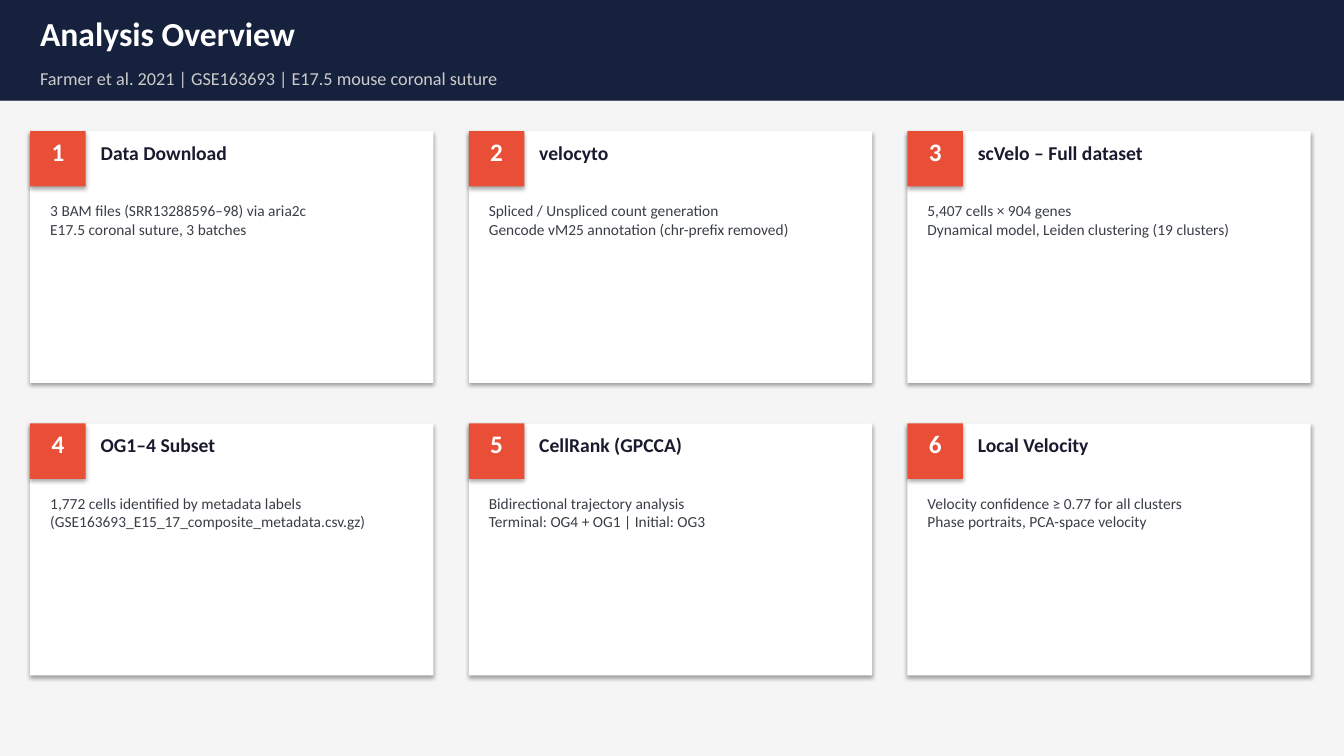
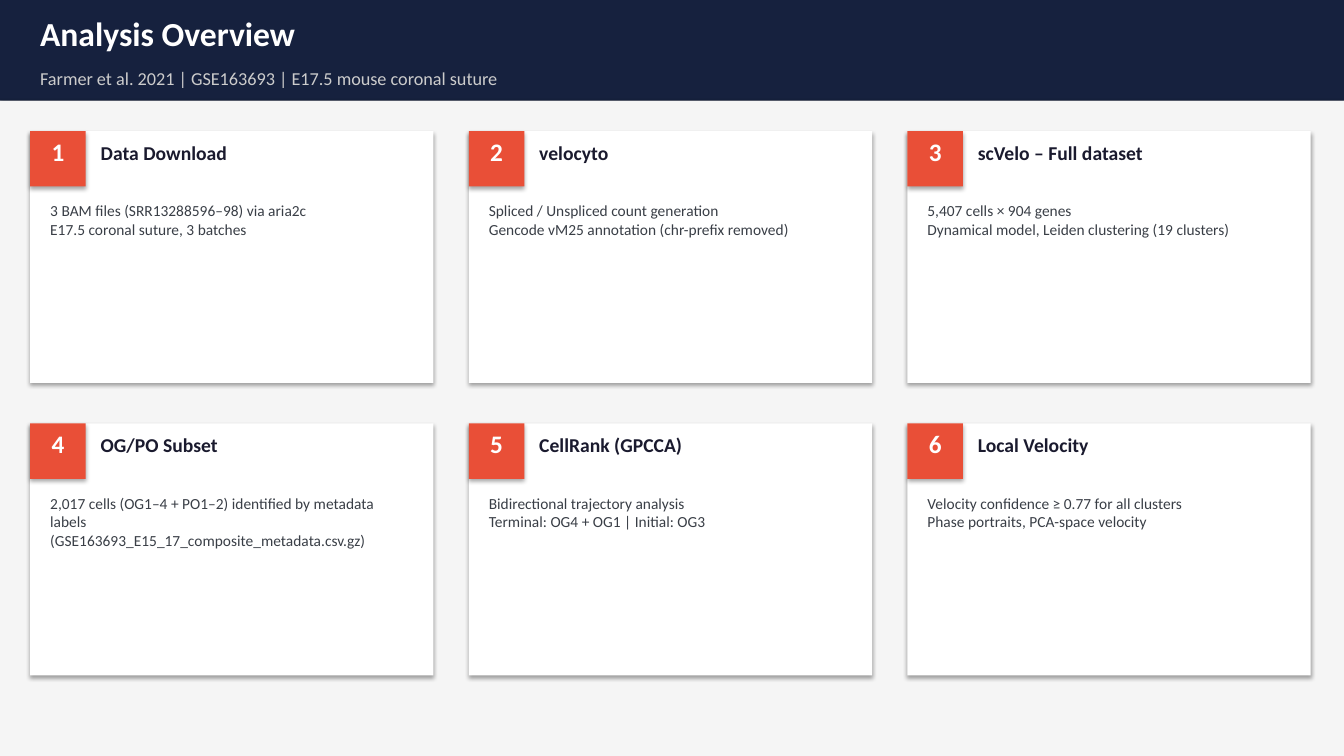
Before and after one commit to miuraTakashi/SutureRNAVelocity, a slide deck: slide 2 of SutureRNAVelocity_Results.pptx. Drawn at 1344x756 pixels with LibreOffice and Linux fonts; fonts in the diff are those of the drawing. Boxes give left, top, right and bottom in pixels: in the first picture for what was removed or moved away, otherwise in the second. Text is boxed around its words. In the diff, an @@ line names an element or a change of style, - is before the commit and + after.

```diff
--- a/SutureRNAVelocity_Results.pptx
+++ b/SutureRNAVelocity_Results.pptx
@@ text at [101,438,218,453]: text changed @@
-OG1–4 Subset
+OG/PO Subset
@@ text at [50,498,374,549]: text changed @@
-1,772 cells identified by metadata labels
-(GSE163693_E15_17_composite_metadata.csv.gz)
+2,017 cells (OG1–4 + PO1–2) identified by metadata labels
+(GSE163693_E15_17_composite_metadata.csv.gz)
```
Also in this commit, not shown: 6 other slides changed, 16 other files.
